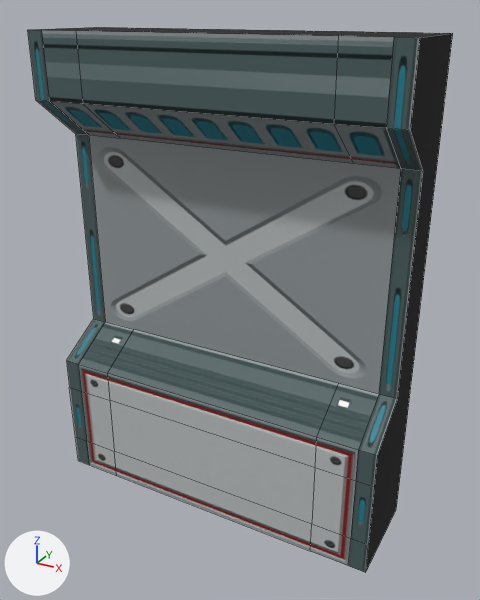
A saved change to the FBX model OMH_Proto/Assets/[Project]/Visuals/ENV/ENV_Decor/ENV_Static/ENV_Structures_Wall/Pack2/P2_Simple2.fbx.
Camera for both pictures: a 50 mm lens placed at (10.65, -11.47, 4.15), pointed at (8.2, -7.02, 1.93). Every picture has the same lights, and +X, +Y and +Z are marked at lower left. Mesh edges are drawn as thin lines. Where no turn or scale is listed for an object, it has been applied to the vertices.
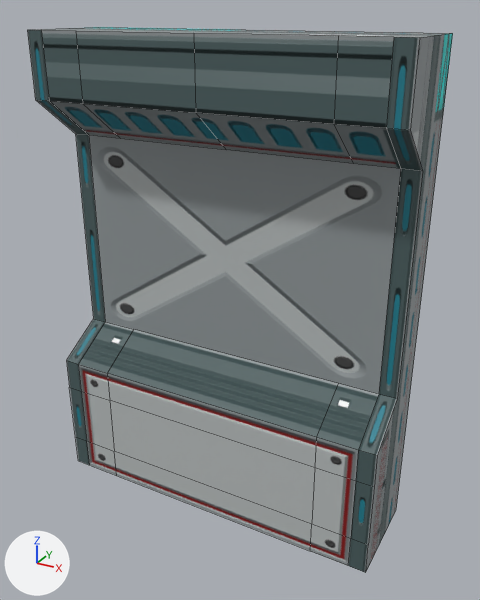
The newer file is also turned or shifted as a whole; pictures and numbers use the older file's frame.

Boxes (x1, y1, x2, y2) around the edits, measured in the pictures (480 x 600 px; the box of a moved part takes in the faces that stretch with it):
part 1 of me_cube_012, moved or reshaped
    both: (37, 27, 450, 394)
part 2 of me_cube_012, recoloured (black to grey)
    both: (366, 33, 453, 570)

What changed in the scene script:
```text
Change me_cube_012:
    used by ob_cube_019; location = (8.093, -6.88, 0.0)
    remove me_cube_012.from_pydata(...)  # 52 vertices, 37 faces; spans x -1.5..1.5, y -0.58..0.25, z 0.0..4.0
    add me_cube_012.from_pydata(...)  # 55 vertices, 39 faces; spans x -1.5..1.5, y -0.58..0.25, z 0.0..4.0
    me_cube_012 part 1
    4 faces are deleted
    3 vertices are added at (0.0, -0.58, 4.0), (0.0, -0.58, 3.49), (0.0, -0.17, 3.16)
    6 new faces join them
    me_cube_012 part 2: 3 faces spanning x -1.5..1.5, y -0.58..0.25, z 0.0..4.0 switch from mat_material_001 (black #000000) to mat_trimsheetwall
```
